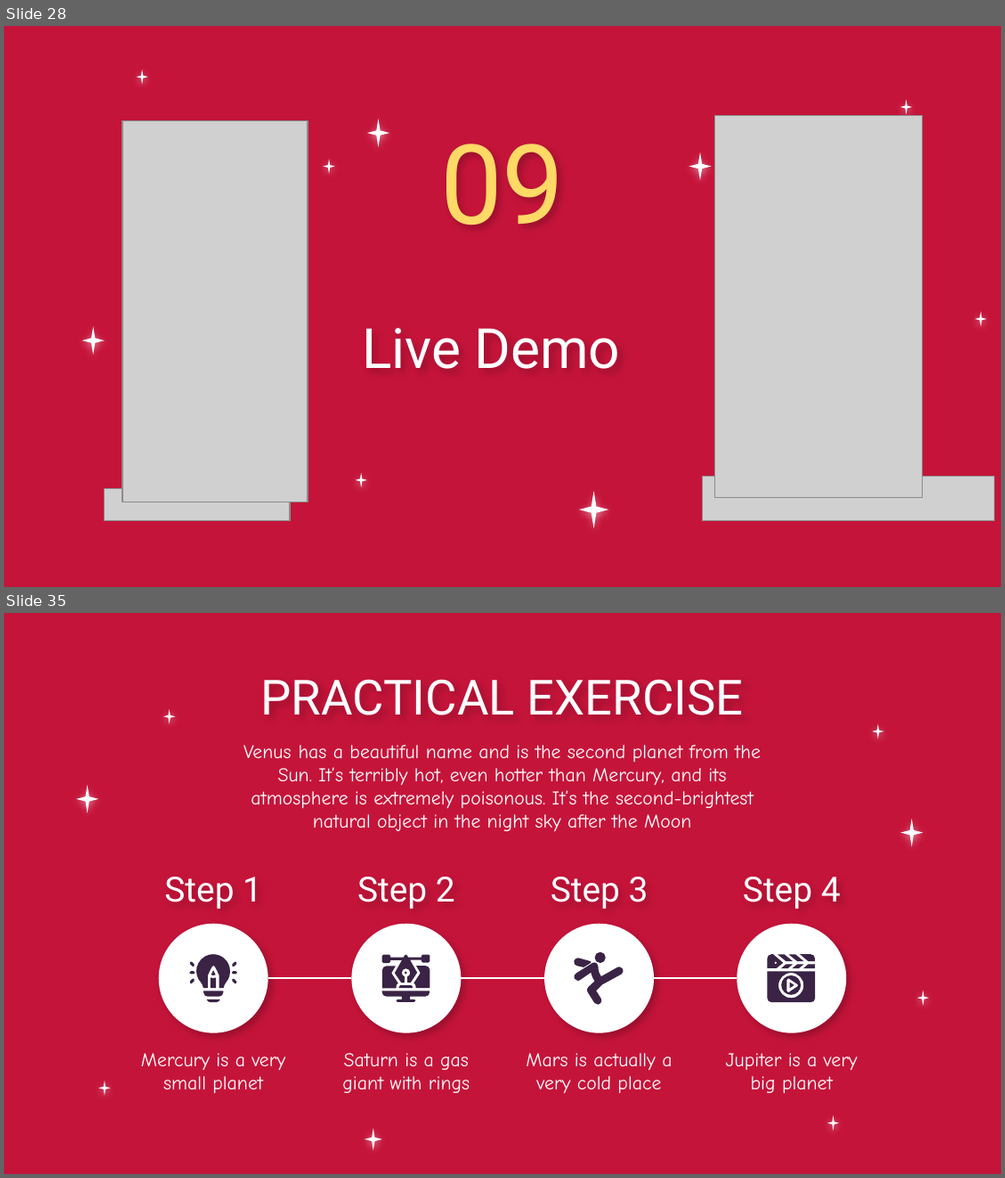
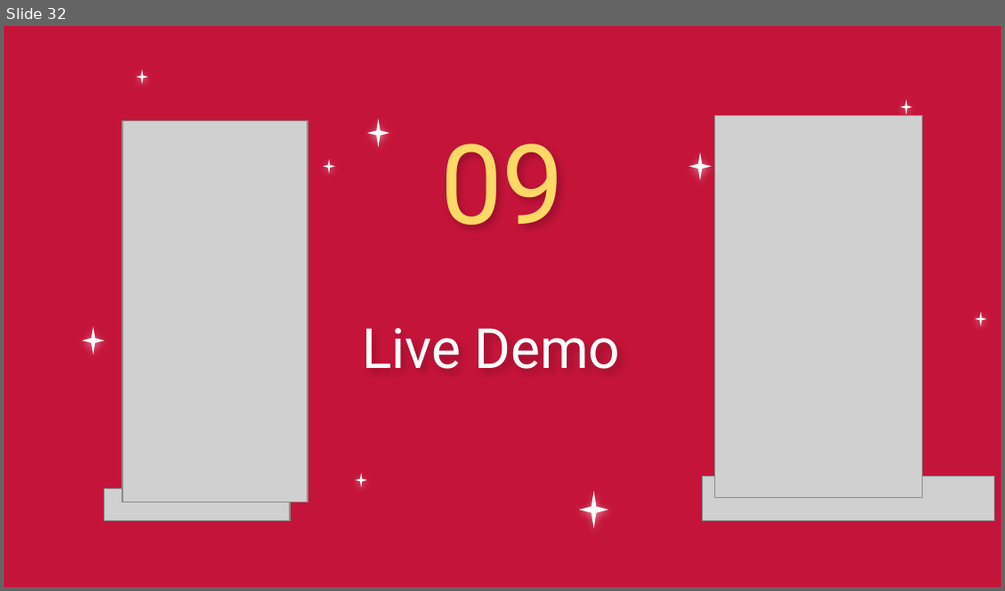
Before and after one commit to MiraPhilip12/Graduation_Project_ESLSCA, a slide deck: Milestone 4/Graduation_Project_Milestone4.pptx. Shown one above the other, each under a label of ours: slides 28 and 35 before the commit, slide 32 after it; the slides between them are not shown. The pictures are 1005x1178 and 1005x591 pixels, drawn with LibreOffice and Linux fonts; fonts in the diff are those of the drawing; grey boxes stand for pictures; background and template pictures are left out. Boxes give left, top, right and bottom in pixels: in the first picture for what was removed or moved away, otherwise in the second. Text is boxed around its words. In the diff, an @@ line names an element or a change of style, - is before the commit and + after.

```diff
--- a/Milestone 4/Graduation_Project_Milestone4.pptx
+++ b/Milestone 4/Graduation_Project_Milestone4.pptx
@@ slide 35 removed at [4,613,1001,1174], background picture (left out) @@
@@ title removed at [261,679,744,715] @@
-PRACTICAL EXERCISE
@@ subtitle removed at [243,745,760,832] @@
-Venus has a beautiful name and is the second planet from the Sun. It’s terribly hot, even hotter than Mercury, and its atmosphere is extremely poisonous. It’s the second-brightest natural object in the night sky after the Moon
@@ text removed at [164,876,262,908] @@
-Step 1
@@ text removed at [357,876,455,908] @@
-Step 2
@@ text removed at [550,876,648,908] @@
-Step 3
@@ text removed at [743,876,841,908] @@
-Step 4
@@ ellipse removed at [159,923,268,1033] @@
@@ ellipse removed at [352,923,461,1033] @@
@@ ellipse removed at [544,923,654,1033] @@
@@ ellipse removed at [736,923,846,1033] @@
@@ freeform shape removed at [575,959,591,965] @@
@@ freeform shape removed at [596,953,605,962] @@
@@ line removed from (268, 978) to (352, 978) @@
@@ line removed from (461, 978) to (544, 978) @@
@@ freeform shape removed at [574,964,622,1004] @@
@@ line removed from (654, 978) to (736, 978) @@
@@ group removed at [768,954,816,1002]: 10 freeform shapes @@
@@ group removed at [189,954,237,1002]: 11 freeform shapes @@
@@ group removed at [381,954,429,1002]: 6 freeform shapes @@
@@ text removed at [141,1053,285,1094] @@
-Mercury is a very small planet
@@ text removed at [342,1053,469,1093] @@
-Saturn is a gas giant with rings
@@ text removed at [526,1053,672,1094] @@
-Mars is actually a very cold place
@@ text removed at [726,1053,858,1094] @@
-Jupiter is a very big planet
@@ group removed at [76,709,929,1150]: 8 stars @@
@@ what was slide 28 is now slide 32 @@
```
Also in this commit, not shown: 4 slides added, 6 other slides removed.
